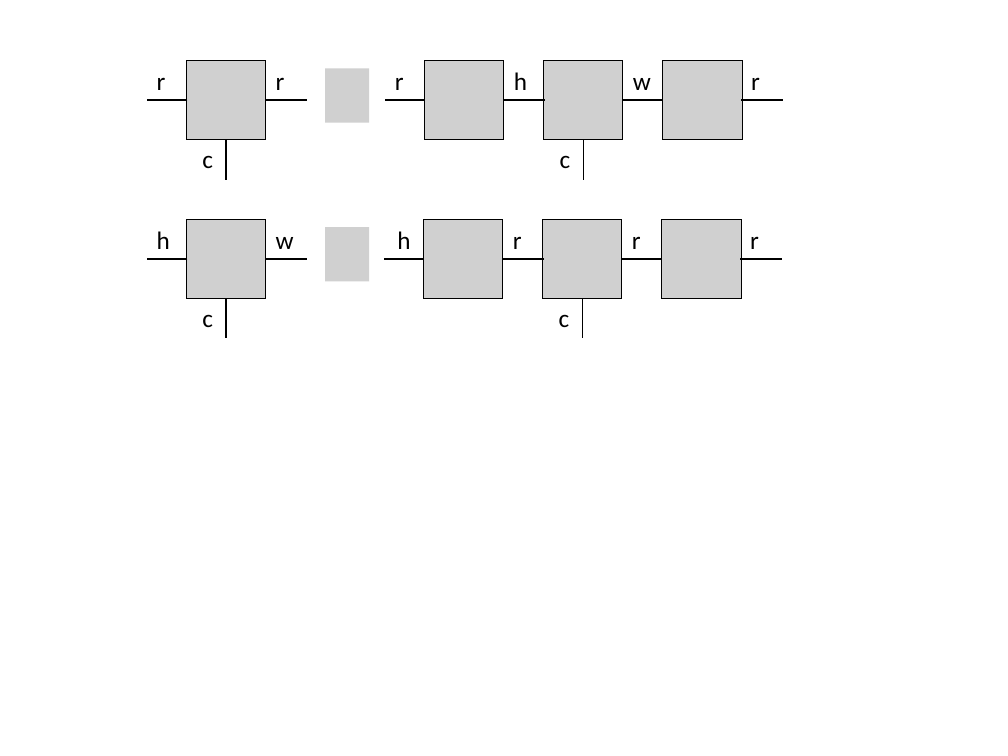
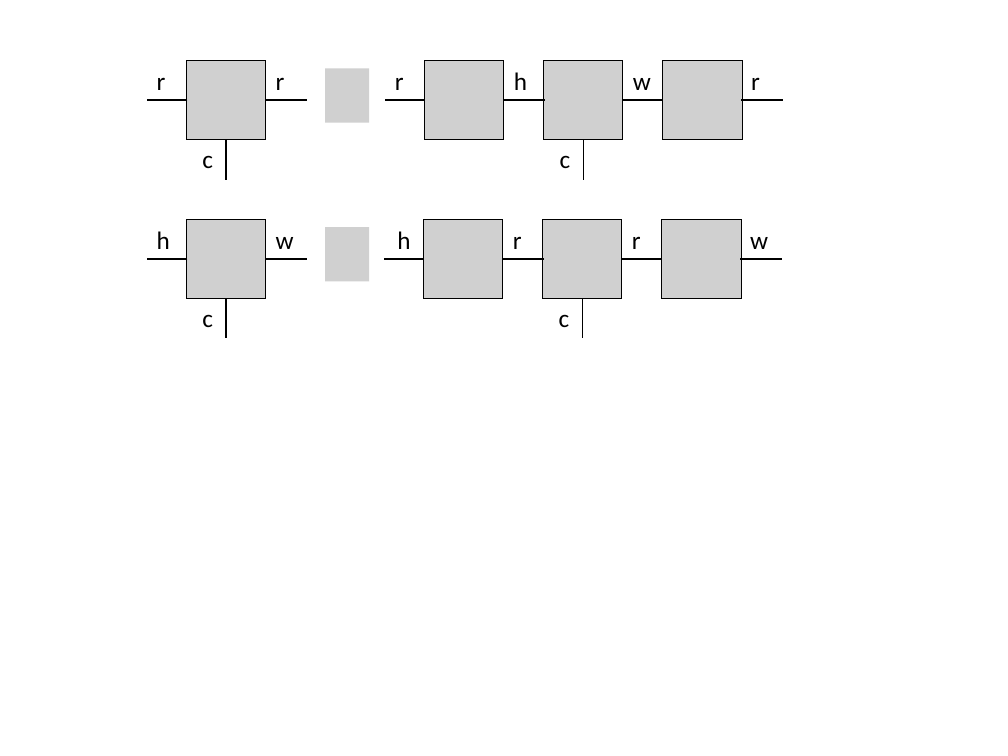
Before and after one commit to kaityo256/qiita, a slide deck: slide 15 of daimyo_tucker/fig.pptx. Drawn at 1008x756 pixels with LibreOffice and Linux fonts; fonts in the diff are those of the drawing; grey boxes stand for pictures. Boxes give left, top, right and bottom in pixels: in the first picture for what was removed or moved away, otherwise in the second. Text is boxed around its words. In the diff, an @@ line names an element or a change of style, - is before the commit and + after.

Commit message:
update fig

```diff
--- a/daimyo_tucker/fig.pptx
+++ b/daimyo_tucker/fig.pptx
@@ text at box(750, 237, 768, 249): text changed @@
-r
+w
```
